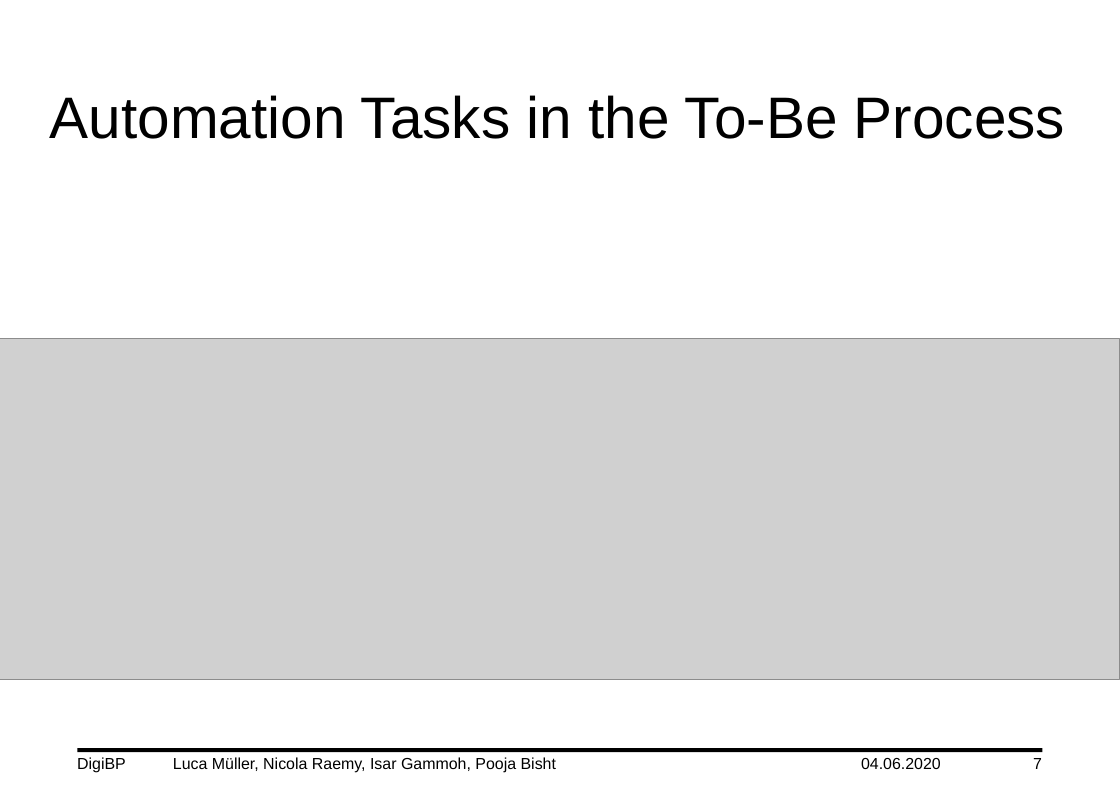
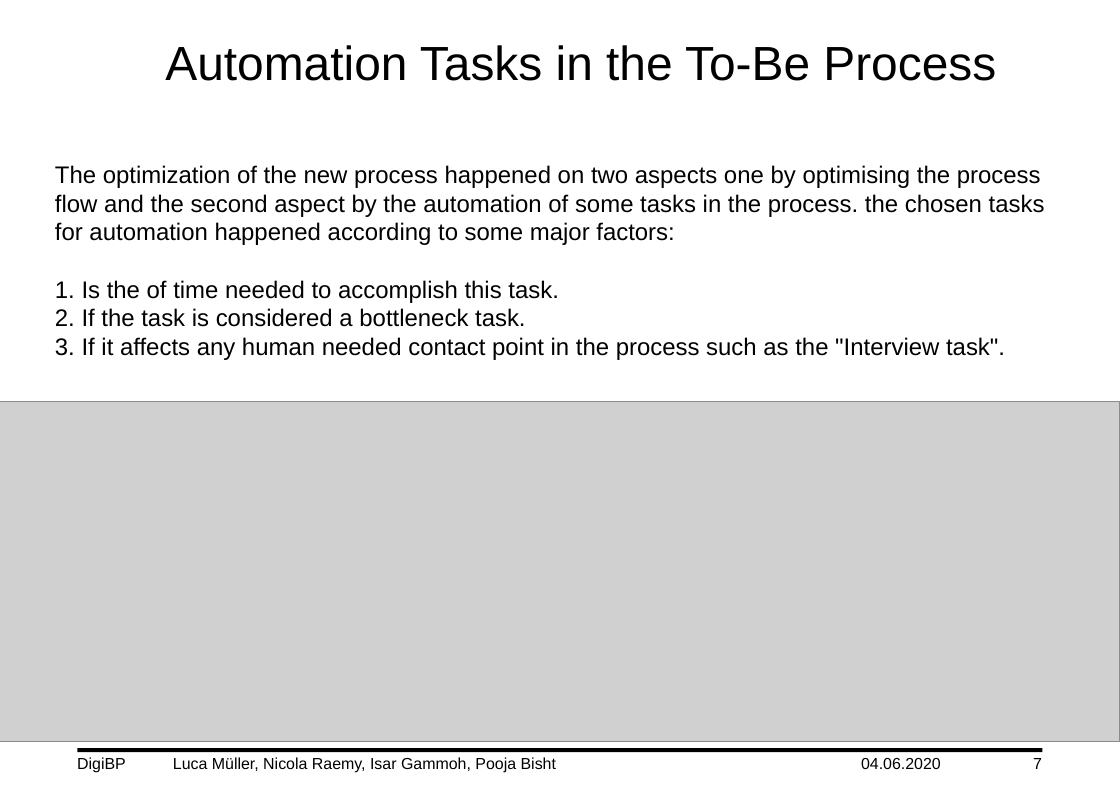
Before and after one commit to DigiBP/DigiBP_DanishBlue, a slide deck: slide 7 of Presentation/DigiBP_DanishBlue_Presentation_V0.3.pptx. Drawn at 1120x792 pixels with LibreOffice and Linux fonts; fonts in the diff are those of the drawing; grey boxes stand for pictures; background and template pictures are left out. Boxes give left, top, right and bottom in pixels: in the first picture for what was removed or moved away, otherwise in the second. Text is boxed around its words. In the diff, an @@ line names an element or a change of style, - is before the commit and + after.

```diff
--- a/Presentation/DigiBP_DanishBlue_Presentation_V0.3.pptx
+++ b/Presentation/DigiBP_DanishBlue_Presentation_V0.3.pptx
@@ title "Automation Tasks in the To-Be ...": place and size @@
-title "Automation Tasks in the To-Be ..." at [50, 95, 1065, 139]
+title "Automation Tasks in the To-Be ..." at [165, 45, 996, 81]
@@ title "Automation Tasks in the To-Be ..." at [165, 45, 996, 81]: size 44 to 36 pt @@
@@ text added at [55, 165, 1045, 360], 18 pt, text #000000 @@
+The optimization of the new process happened on two aspects one by optimising the process flow and the second aspect by the automation of some tasks in the process. the chosen tasks for automation happened according to some major factors:
+1. Is the of time needed to accomplish this task.
+2. If the task is considered a bottleneck task.
+3. If it affects any human needed contact point in the process such as the "Interview task".
@@ rectangle added at [1063, 374, 1111, 407], fill #FFFFFF, outline #FFFFFF 0.75 pt @@
@@ picture: place and size @@
-picture at [0, 339, 1120, 680]
+picture at [0, 401, 1120, 743]
```
Also in this commit, not shown: 1 other slide changed.
